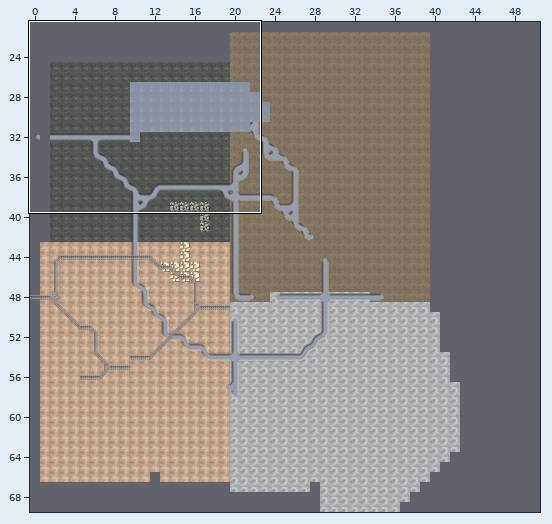
Tiled map: command/layerauto/test/layerauto_example_answer.tmx. Above, an overview of the earlier version with the close-up marked.
Close-up. Earlier state:
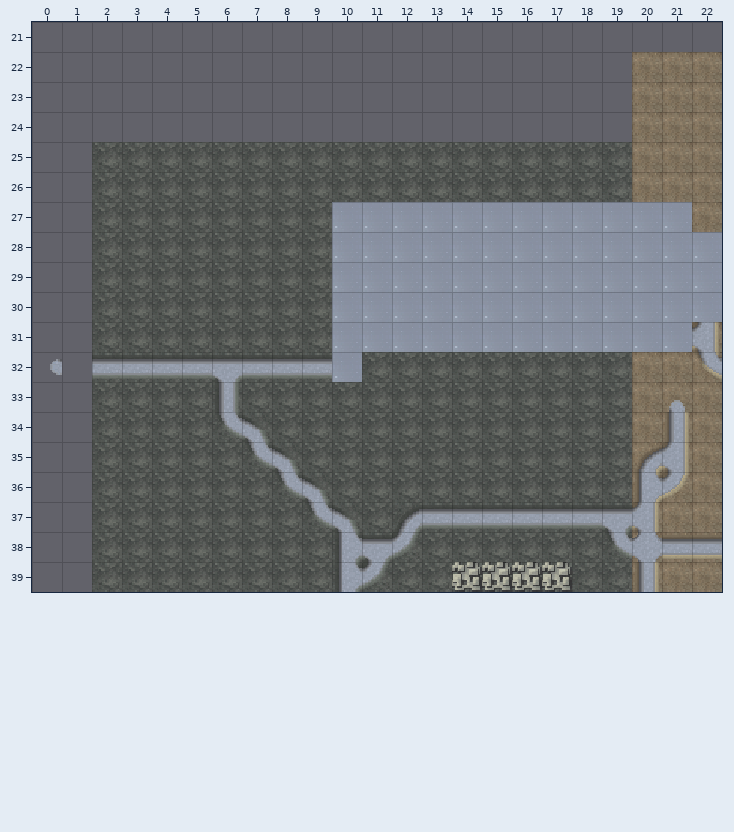
Cells are 20x20 px. Shown: x 0..22, y 21..39. The commit also changed other parts of the map, which this record leaves out.
The result:
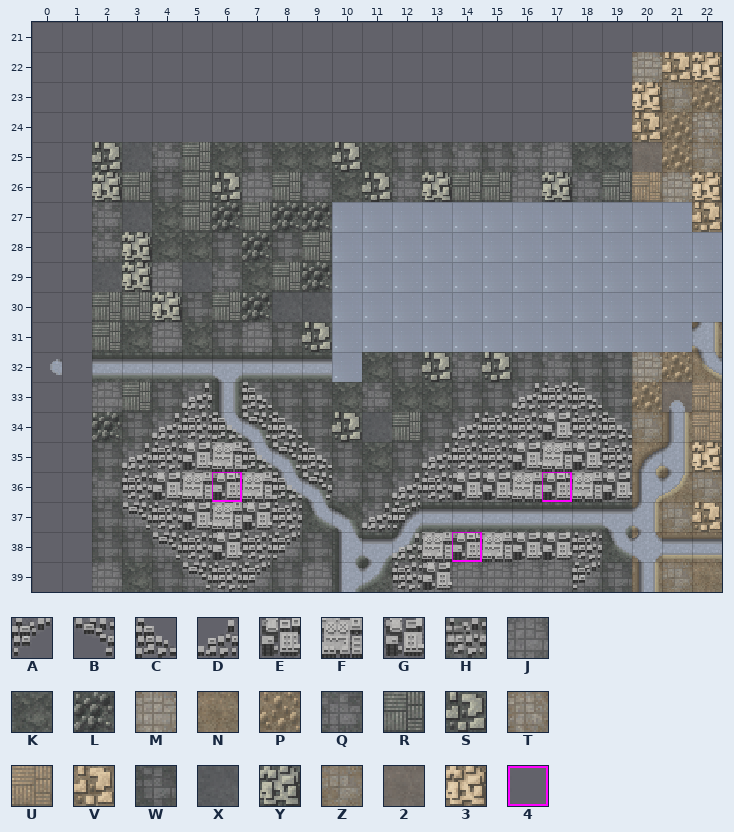
Key: from "巴巴罗萨计划(N4版)地块byXs": A 13, B 14, C 31, D 32, E 49, F 50, G 67, H 68, J 72, K 73, L 74, M 75, N 76, P 77, Q 90, R 91, S 92, T 93, U 94, V 95, W 108, X 109, Y 110, Z 111, 2 112, 3 113; from "辅助地块（1.2版）byXs": 4 139.
_ is an empty cell, . an unchanged one.
Tiles of an added or newly shown layer are drawn over the layers below it.
See-through tiles are keyed as they look on the map.
Changes in this commit:
--- layer "Ground"
@@ x 2..22 @@
-22 ..................NNN
-23 ..................NNN
-24 ..................NNN
-25 KKKK.K..K.KKKKKK..NNN
-26 KKKKKKKK.KKKKKKKKKNNN
-27 KK.KKKKK............N
-28 KK..KKKK.............
-29 KKKKK.KK.............
-30 KKKKKKKK.............
-31 K.K.KKKK.............
-32 ..........KKKKKKKKNN.
-33 KKKK.KKK.K..KKKKKKNNN
-34 KKKK..KKKKKKKKKKKKN.N
-35 KKKKK..KK.KKKKKKKK..N
-36 KKKKKK..KKKKKKKKKK..N
-37 KKKKKKK..K.........NN
-38 KKKKKKKK...KKKKKK....
-39 K.KKKKKK..KKYYYYKK.N.
+22 ..................MV3
+23 ..................3ZP
+24 ..................VPT
+25 SXQR.W..S.WWQWQJ..2PZ
+26 YRWRSJRQ.SQYRRJYQRUM3
+27 QX.RLRLL............V
+28 QY..WLWR.............
+29 XYJXQ.RL.............
+30 RRYWRLXX.............
+31 R.J.WJWS.............
+32 ..........WSQSWQWWMP.
+33 JRWQ.QWW.Q..WWQJQWP2U
+34 LWQJ..QWSXRWQQJJJQZ.U
+35 WQJJJ..QW.WQJJJJJJ..3
+36 QJJJJJ..QWQJJJJJJJ..Z
+37 WQJJJJJ..Q.........ZV
+38 WWQJJJQW...JJJJJJ....
+39 J.WQJQWJ..JJJJJJQW.Z.
--- layer "Items_city" (now shown)
@@ x 3..19 @@
-33 .._._........___.
-34 ._____.....______
-35 _______..._______
-36 _______..________
-37 ______..__.......
-38 ._____..._______.
-39 ..___....__...._.
+33 ..D.C........DHC.
+34 .DHCBC.....DHHGHC
+35 DHGFCBC...DHHGFGH
+36 HGFEFCB..DHGGFEFG
+37 BHGFGH..DA.......
+38 .BHGHA...DFEFGGH.
+39 ..BHA....HG....A.
--- layer "PathingOverride"
@@ x 6..17 @@
-36 _.........._
+36 4..........4
@@ x 14..14 @@
-38 _
+38 4
